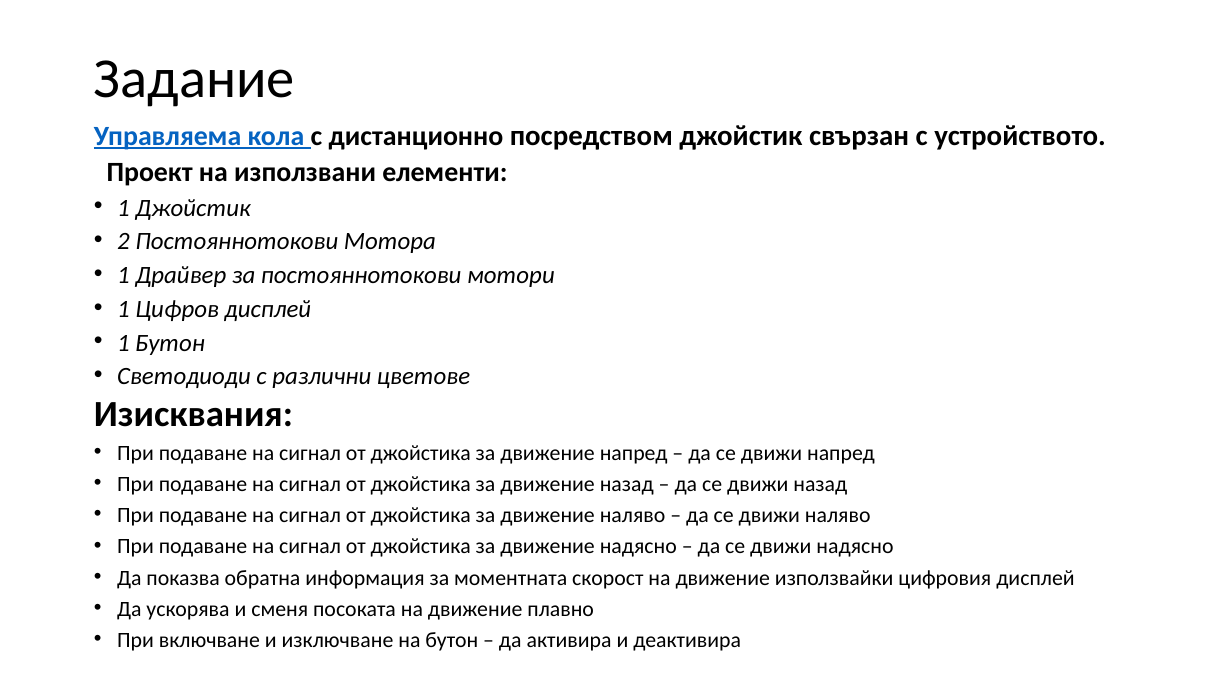
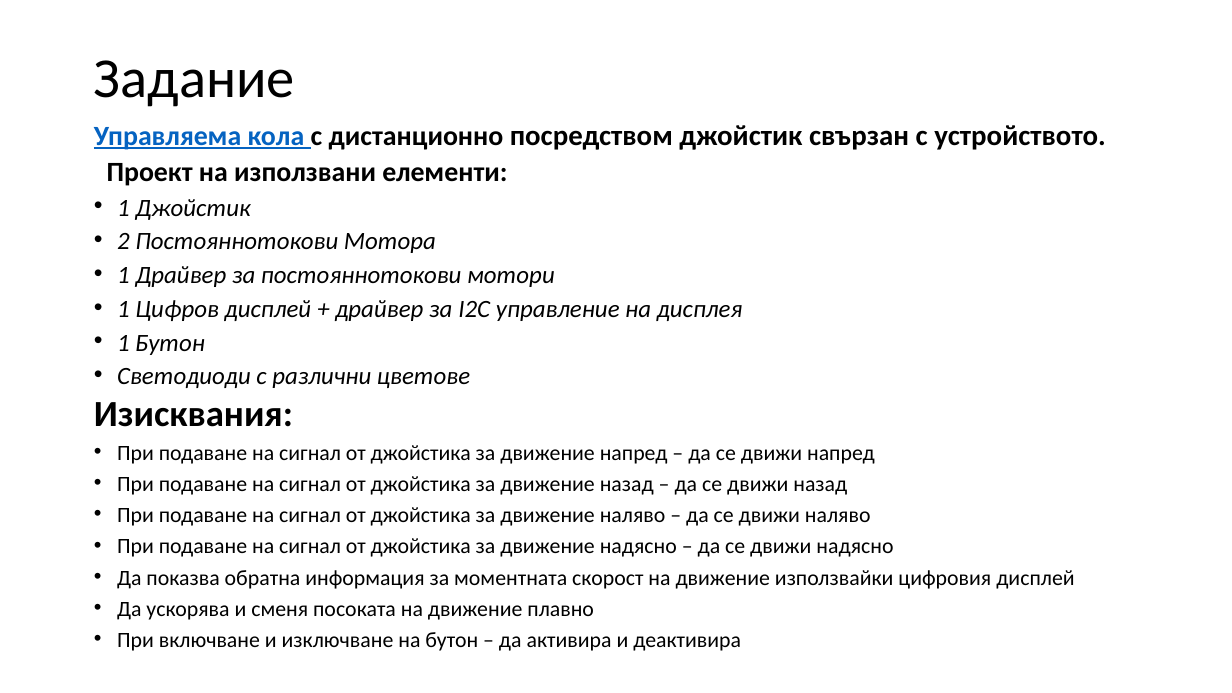
Before and after one commit to PavelKanazirev/arduino, a slide deck: slide 4 of docs/Presentation/ProjectKosmatko.pptx. Drawn at 1232x693 pixels with LibreOffice and Linux fonts; fonts in the diff are those of the drawing. Boxes give left, top, right and bottom in pixels: in the first picture for what was removed or moved away, otherwise in the second. Text is boxed around its words. In the diff, an @@ line names an element or a change of style, - is before the commit and + after.

```diff
--- a/docs/Presentation/ProjectKosmatko.pptx
+++ b/docs/Presentation/ProjectKosmatko.pptx
@@ text at <box>117,300,743,321</box>: text changed @@
-• 1 Цифров дисплей
+• 1 Цифров дисплей + драйвер за I2C управление на дисплея
```
Also in this commit, not shown: 2 other slides changed, 1 slide added.
